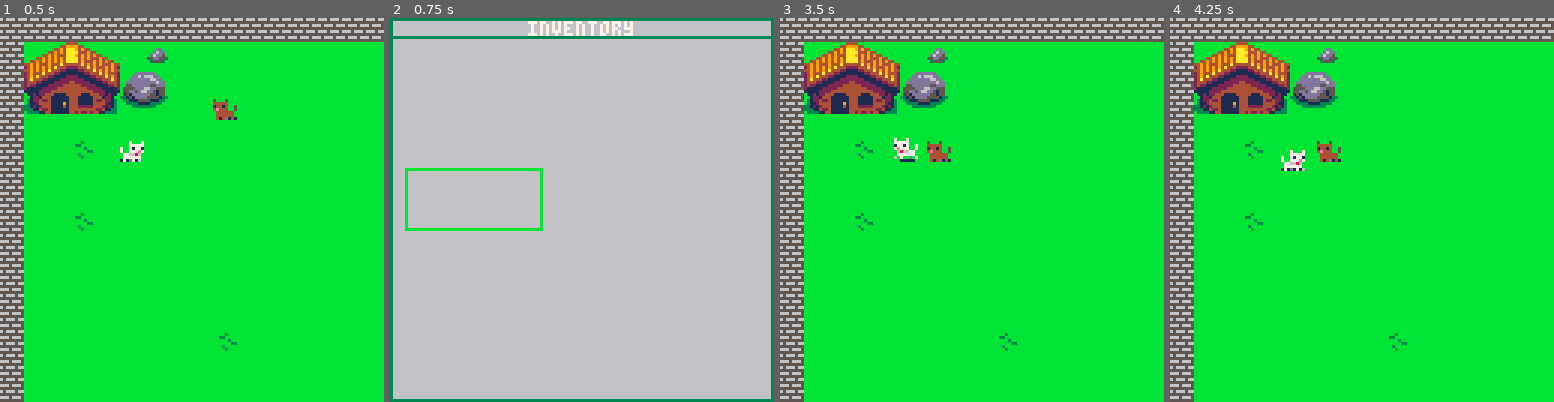
Above: before the commit, frames 1-4 (left to right).
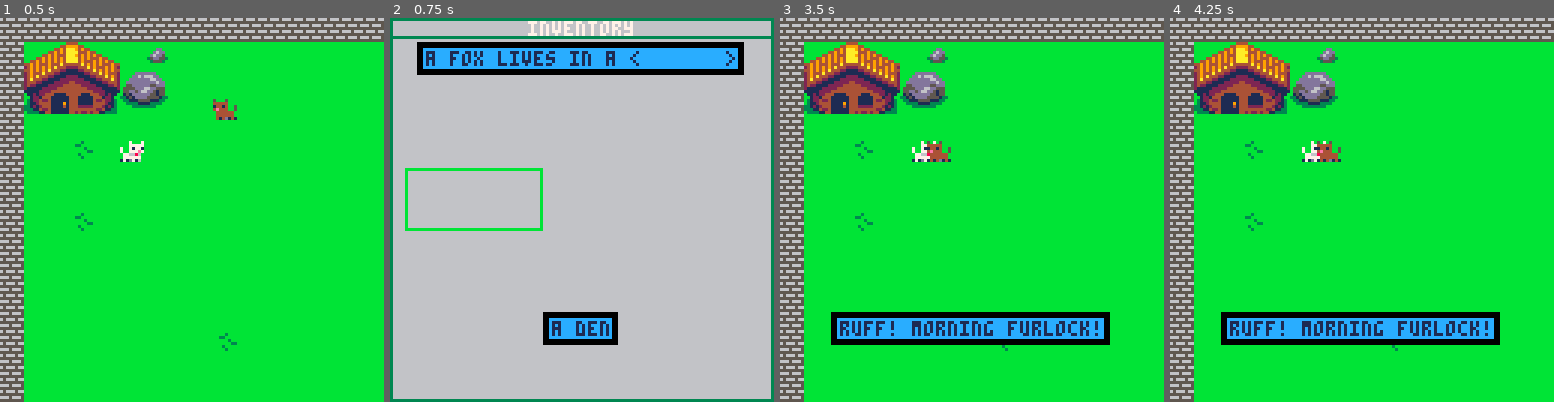
Above: after the commit, the same moments.

Repository: Mackeriah/FurlockBones-game
Game: PICO-8 cartridge furlock bones.p8
The game is run twice, just before and just after one commit, with the same random seed, the same clock (stepped at 60 frames per second) and the same inputs.
Inputs:
- Up to frame 1 (0.5 s): tap X (X key) at 0.33 s
- Up to frame 2 (0.75 s): tap O (Z key) at 0.7 s
- Up to frame 3 (3.5 s): tap X (X key) at 1.07, 1.85, 2.97 s; hold Right 1.6-2.1 s; tap O (Z key) every 0.4 s from 1.7 to 3.3 s; hold Up 2.15-2.42 s; hold Right 2.47-3.03 s; hold Left from 3.08 s (still down)
- Up to frame 4 (4.25 s): release Left at 3.58 s; hold Down 3.63-3.97 s; tap O (Z key) at 3.7, 4.1 s; hold Right from 4.02 s (still down); tap X (X key) at 4.08 s

Frame 1 is identical in both runs. In frame 2, 9.0% of the frame differs, in the area x 7-93%, y 6-86%; in frame 3, 6.6%; in frame 4, 6.6%.

Commit message:
making some headway with minigame
I think so anyway!

Diff:
--- a/furlock bones.p8
+++ b/furlock bones.p8
@@ -53,6 +53,7 @@
 		end
 		camera_follow_player() -- MUST be after move_player
 		conversation_system()
+		--draw_pages_minigame() -- based on draw_conversation
 		move_brian()
 		doMapStuff()
 		view_inventory()
@@ -66,7 +67,11 @@
 	if activeGame == false then draw_menu() end
 	if activeGame == true then draw_game() end
 
-	--print("y: "..player.y,player.x,player.y-10,8)
+	-- player.x-20,player.y-20,8
+	-- print(text.string[1],player.x-20,player.y-20,8)
+	-- print(text.string[2])
+	-- print(text.string[3])
+	-- print(text.character)
 	--print("camy: "..camera_y)
 	--print("convo: "..conversation_state)
 	--print(camera_x,50,0)
@@ -95,6 +100,8 @@
 		rect(0, 0, 127, 6, 3) -- top heading
 		string = "inventory"
 		print(string,64 - (#string * 2),1,7) -- heading text
+		if text.pages == true then draw_pages_minigame() end
+
 		--[[]
 			x0, y0, x1, y1
 			x0 = x upper left
@@ -152,6 +159,9 @@
 end
 
 function character_arrays()
+	-- when I come to use this also refer to conversation init as I'm pretty sure this
+	-- is a simpler/shorter way to achieve the same
+
 	-- characters = {} -- create empty object/array to store all characters
 
 	-- frodo = {} -- create empty object/array for a specific character
@@ -170,8 +180,8 @@
 	-- gandalf.x = 200
 	-- gandalf.y = 99
 
-	-- characters[1] = frodo	-- add frodo to the character
-	-- characters[2] = gandalf
+	-- characters[1] = frodo	-- add frodo to the character array
+	-- characters[2] = gandalf	-- and add gandalf
 
 	-- for i=1, #characters do
 	-- 	print(characters[i].name)
@@ -185,8 +195,11 @@
 	if (btnp(🅾️)) and show_inventory == false then
 		show_inventory = true
 		camera(0,0) -- move camera to 0,0 as we always display inventory here
+		previous_conversation_state = conversation_state -- store this so we can return to previous later
+		conversation_state = "habitat"
 	elseif (btnp(🅾️)) and show_inventory == true then
 		show_inventory = false
+		conversation_state = previous_conversation_state -- return to previous convo state
 	end
 end
 
@@ -522,81 +535,9 @@
 
 
 -->8
--- conversation and text functions
-function conversation_system()
-
-	-- check if next to Wise Old Owl
-	if (owl_collision(player.x,player.y,owl.x,owl.y)) == true then
-	end
-
-	-- check if next to a sign
-	if player.x > 400 then
-		if (sign_collision(player.x,player.y,sign2.x,sign2.y)) == true then
-		end
-	else
-		if (sign_collision(player.x,player.y,sign1.x,sign1.y)) == true then
-		end
-	end
-
-	-- none == no conversation
-	-- start == player can choose to start conversation
-	-- level1 == player in conversation
-	if conversation_state == "start" then
-		new_conversation({text.character,"press x to talk"})
-		if (btnp(❎)) then
-			conversation_state = "level1"
-		end
-	-- BRIAN
-	elseif conversation_state == "level1" and text.character == "brian" then
-		new_conversation({"ruff! morning furlock!"})
-		if (btnp(❎)) then
-			conversation_state = "level2"
-		end
-	elseif conversation_state == "level2" and text.character == "brian" then
-		new_conversation({"i dont have anything","else to say!","bye!"})
-		if (btnp(❎)) then
-			conversation_state = "none"
-		end
-
-	-- OWL
-	elseif conversation_state == "level1" and text.character == "owl" then
-		new_conversation({"hmm, what now furlock?"})
-		if (btnp(❎)) then
-			conversation_state = "level2"
-		end
-	elseif conversation_state == "level2" and text.character == "owl" then
-		new_conversation({"hurrumph!"})
-		if (btnp(❎)) then
-			conversation_state = "none"
-		end
-
-	-- SIGNS
-	elseif conversation_state == "sign" and player.x < 400 then
-		new_conversation({text.character, "press x to read"})
-		if (btnp(❎)) then
-			conversation_state = "sign2"
-		end
-	elseif conversation_state == "sign2" then
-		new_conversation({"it says 'owls house this way' "})
-		if (btnp(❎)) then
-			conversation_state = "none"
-		end
-
-	elseif conversation_state == "sign" and player.x > 400 then
-		new_conversation({text.character, "press x to read"})
-		if (btnp(❎)) then
-			conversation_state = "sign3"
-		end
-	elseif conversation_state == "sign3" then
-		new_conversation({"it says","'i'm very busy you know'"})
-		if (btnp(❎)) then
-			conversation_state = "none"
-		end
-	end
-end
-
-function format_text_centered(array, colour)
-	-- only used for menu currently
+-- conversation and text functions (includes menu)
+function format_text_centered(array, colour) -- used for menu
+
 	height = 50
 	for i in all(array) do
 		print(i,64-#i*2, height, colour)
@@ -607,20 +548,42 @@
 function init_conversation_text()
 	text = {} -- create empty array to store multiple strings
 	text.active = false -- initialise to false
+	text.pages = false
 	text.string = {} -- empty array to store individual string?
+	text.pages_answers = {} -- store page minigame answers
 	text.character = "nobody"
-	conversation_state = "none" -- semi-related code
+	conversation_state = "none" -- initialising to none (not done elsewhere)
 end
 
 function new_conversation(txt)
-	text.string = txt -- enter received string(s) into array
-	text.active = true
-end
+	-- function called if conversation_state is a certain value and when called
+	-- predefined text is stored in the text.string array and can handle multiple strings
+	-- being passed to it and stores each in their own array element
+	text.string = txt
+	text.active = true -- draw game displays conversation if this is true
+end
+
+function new_pages(txt)
+	-- function called if conversation_state is a certain value and when called
+	-- predefined text is stored in the text.string array and can handle multiple strings
+	-- being passed to it and stores each in their own array element
+	text.string = txt
+	text.pages = true -- draw game displays pages minigame if this is true
+end
+
+function new_pages_answers(txt)
+	-- function called if conversation_state is a certain value and when called
+	-- predefined text is stored in the text.string array and can handle multiple strings
+	-- being passed to it and stores each in their own array element
+	text.pages_answers = txt
+end
+
 
 function draw_conversation()
+	-- this runs if text.active is true
 	-- determine longest line of text
 	local maxTextWidth = 0
-	for i=1, #text.string do
+	for i=1, #text.string do -- the # gets array length
 		if #text.string[i] > maxTextWidth then -- loop through array and find longest text element
 			maxTextWidth = #text.string[i] -- set max width to longest element so box wide enough
 		end
@@ -659,6 +622,82 @@
 	end
 end
 
+function conversation_system()
+
+	-- check if next to Wise Old Owl
+	if (owl_collision(player.x,player.y,owl.x,owl.y)) == true then
+	end
+
+	-- check if next to a sign
+	if player.x > 400 then
+		if (sign_collision(player.x,player.y,sign2.x,sign2.y)) == true then
+		end
+	else
+		if (sign_collision(player.x,player.y,sign1.x,sign1.y)) == true then
+		end
+	end
+
+	-- none == no conversation
+	-- start == player can choose to start conversation
+	-- levelx == player in conversation
+	if conversation_state == "start" then
+		new_conversation({text.character,"press x to talk"})
+		if (btnp(❎)) then
+			conversation_state = "level1"
+		end
+	-- BRIAN
+	elseif conversation_state == "level1" and text.character == "brian" then
+		new_conversation({"ruff! morning furlock!"})
+		if (btnp(❎)) then
+			conversation_state = "level2"
+		end
+	elseif conversation_state == "level2" and text.character == "brian" then
+		new_conversation({"i dont have anything","else to say!","bye!"})
+		if (btnp(❎)) then
+			conversation_state = "none"
+		end
+
+	-- OWL
+	elseif conversation_state == "level1" and text.character == "owl" then
+		new_conversation({"hmm, what now furlock?"})
+		if (btnp(❎)) then
+			conversation_state = "level2"
+		end
+	elseif conversation_state == "level2" and text.character == "owl" then
+		new_conversation({"hurrumph!"})
+		if (btnp(❎)) then
+			conversation_state = "none"
+		end
+
+	-- SIGNS
+	elseif conversation_state == "sign" and player.x < 400 then
+		new_conversation({text.character, "press x to read"})
+		if (btnp(❎)) then
+			conversation_state = "sign2"
+		end
+	elseif conversation_state == "sign2" then
+		new_conversation({"it says 'owls house this way' "})
+		if (btnp(❎)) then
+			conversation_state = "none"
+		end
+
+	elseif conversation_state == "sign" and player.x > 400 then
+		new_conversation({text.character, "press x to read"})
+		if (btnp(❎)) then
+			conversation_state = "sign3"
+		end
+	elseif conversation_state == "sign3" then
+		new_conversation({"it says","'i'm very busy you know'"})
+		if (btnp(❎)) then
+			conversation_state = "none"
+		end
+
+	elseif conversation_state == "habitat" then
+		new_pages({"a fox lives in a <       >"})
+		new_pages_answers({"a den"})
+	end
+end
+
 text_array = {}
 text_array[1] = "furlock bones"
 text_array[2] = "the case of the lost animals"
@@ -667,6 +706,71 @@
 text_array[5] = ""
 text_array[6] = ""
 text_array[7] = "press x to start"
+
+function draw_pages_minigame()
+
+	-- ** QUESTION **
+	-- determine longest line of text
+	local maxTextWidth = 0
+	for i=1, #text.string do -- the # gets array length
+		if #text.string[i] > maxTextWidth then -- loop through array and find longest text element
+			maxTextWidth = #text.string[i] -- set max width to longest element so box wide enough
+		end
+	end
+
+	-- define textbox with border
+	local textbox_x = camera_x + 64 - maxTextWidth *2 -1 -- -1 for border and centred
+
+	-- draw text box at top of screen
+	local textbox_y = camera_y + 10 -- controls vertical location of text box (0 top, 127 bottom)
+
+	local textbox_width = textbox_x+(maxTextWidth*4)  -- *4 to account for character width
+	local textbox_height = textbox_y + #text.string * 6 -- *6 for character height
+
+	-- draw outer border text box
+	rectfill(textbox_x-2, textbox_y-2, textbox_width+2, textbox_height+2, 0)
+	rectfill(textbox_x, textbox_y, textbox_width, textbox_height, 12)
+
+	-- write text
+	for i=1, #text.string do  -- the # gets the legnth of the array 'text'
+		local txt = text.string[i]
+		-- local tx = textbox_x +1 -- add 1 pixel of outside of box and text
+		local tx = camera_x + 64 - #txt * 2 -- centre text based on length of string txt
+		local ty = textbox_y -5+(i*6) -- padding for top of box but because for loop starts at 1 we need to subtract 5
+		print(txt, tx, ty, 1)
+	end
+
+	-- ** ANSWER **
+	-- determine longest line of text
+	local maxTextWidth = 0
+	for i=1, #text.pages_answers do -- the # gets array length
+		if #text.pages_answers[i] > maxTextWidth then -- loop through array and find longest text element
+			maxTextWidth = #text.pages_answers[i] -- set max width to longest element so box wide enough
+		end
+	end
+
+	-- define textbox with border
+	local textbox_x = camera_x + 64 - maxTextWidth *2 -1 -- -1 for border and centred
+
+	-- draw text box at top of screen
+	local textbox_y = camera_y + 100 -- controls vertical location of text box (0 top, 127 bottom)
+
+	local textbox_width = textbox_x+(maxTextWidth*4)  -- *4 to account for character width
+	local textbox_height = textbox_y + #text.pages_answers * 6 -- *6 for character height
+
+	-- draw outer border text box
+	rectfill(textbox_x-2, textbox_y-2, textbox_width+2, textbox_height+2, 0)
+	rectfill(textbox_x, textbox_y, textbox_width, textbox_height, 12)
+
+	-- write text
+	for i=1, #text.pages_answers do  -- the # gets the legnth of the array 'text'
+		local txt = text.pages_answers[i]
+		-- local tx = textbox_x +1 -- add 1 pixel of outside of box and text
+		local tx = camera_x + 64 - #txt * 2 -- centre text based on length of string txt
+		local ty = textbox_y -5+(i*6) -- padding for top of box but because for loop starts at 1 we need to subtract 5
+		print(txt, tx, ty, 1)
+	end
+end
 
 -->8
 -- back of house functions
